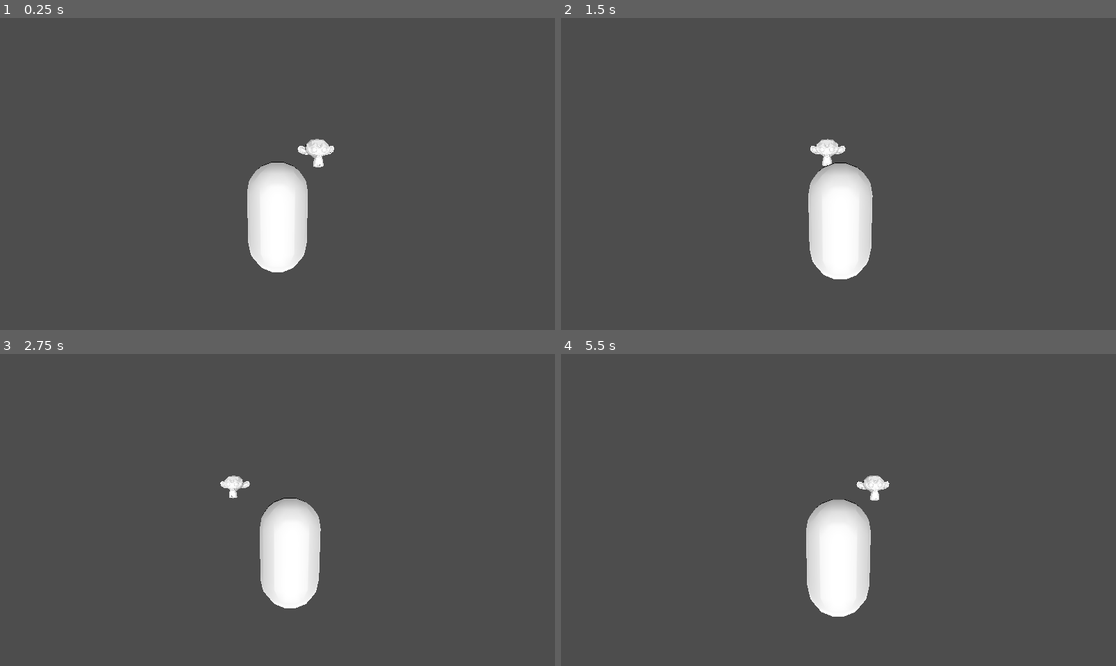
Above: before the commit, frames 1-4 (two rows, left to right).
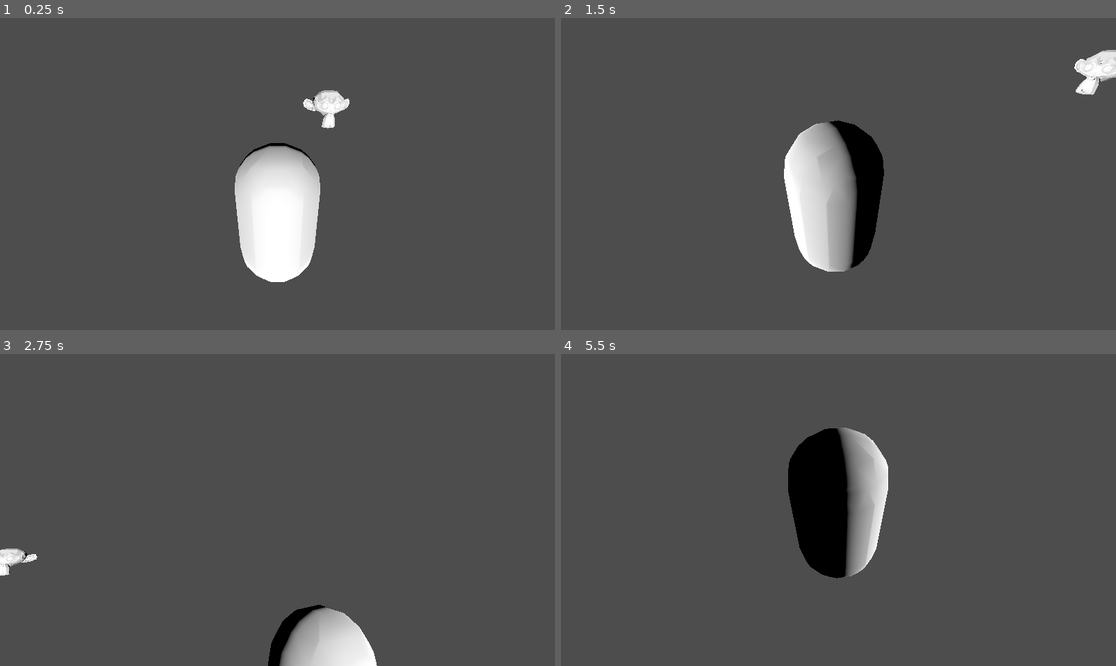
Above: after the commit, the same moments.

Repository: deshis/labra-peli
Game: Godot game, scene res://Scenes/main.tscn
The game is run twice, just before and just after one commit, with the same random seed, the same clock (stepped at 60 frames per second) and the same inputs.
Inputs (mouse positions are in pixels of both pictures, inside the frame that each line leads up to):
- Up to frame 1 (0.25 s): no input
- Up to frame 2 (1.5 s): tap Enter at 0.5 s; move the mouse to (960, 158) at 0.52 s; hold D (right) 0.53-1.28 s; move the mouse to (727, 189) at 1.27 s; hold S (backward) from 1.28 s (still down)
- Up to frame 3 (2.75 s): move the mouse to (333, 441) at 2.02 s; release S (backward) at 2.03 s; hold D (right) from 2.03 s (still down)
- Up to frame 4 (5.5 s): move the mouse to (810, 572) at 2.77 s; release D (right) at 2.78 s; hold W (forward) 2.78-3.53 s; move the mouse to (1005, 556) at 3.52 s; hold A (left) 3.53-5.03 s; tap Escape (ui_cancel) at 4.15 s; move the mouse to (672, 463) at 4.27 s; move the mouse to (866, 510) at 5.02 s; hold S (backward) from 5.03 s (still down)

The runs differ from the first frame. In frame 1, 3.5% of the frame differs, in the area x 42-63%, y 23-85%; in frame 2, 7.0%; in frame 3, 6.7%; in frame 4, 7.9%, in the area x 40-60%, y 23-85%.

Commit message:
rotate camera with mouse

Diff:
--- a/Scenes/Player.tscn
+++ b/Scenes/Player.tscn
@@ -9,6 +9,8 @@
 
 [node name="Player" type="CharacterBody3D"]
 script = ExtResource("1_wddm7")
+SPEED = 10.0
+camera_sensitivity = 0.005
 
 [node name="CollisionShape3D" type="CollisionShape3D" parent="."]
 shape = SubResource("CapsuleShape3D_43n53")
@@ -19,8 +21,8 @@
 top_level = true
 
 [node name="CameraTarget" type="Node3D" parent="CameraController"]
-transform = Transform3D(1, 0, 0, 0, 0.988234, 0.152951, 0, -0.152951, 0.988234, 0, 2.84024, 7.56479)
+transform = Transform3D(1, 0, 0, 0, 0.997831, 0.0658381, 0, -0.0658381, 0.997831, 0, 3.60799, 4.88926)
 
 [node name="Camera3D" type="Camera3D" parent="CameraController/CameraTarget"]
-transform = Transform3D(1, 0, 0, 0, 1, 1.49012e-08, 0, 0, 1, 0, 0, 0)
+transform = Transform3D(1, 0, 0, 0, 0.932683, 0.360697, 0, -0.360697, 0.932683, 0, 0, 0)
 current = true
--- a/Scripts/Player.gd
+++ b/Scripts/Player.gd
@@ -1,16 +1,25 @@
 extends CharacterBody3D
 
 
-const SPEED = 5.0
+@export var SPEED = 5.0
+
 
 @onready var camera_controller = $CameraController
+@onready var camera_target = $CameraController/CameraTarget
+@export var camera_sensitivity = 0.01
+var twist_input = 0.0
+var pitch_input = 0.0
+
+
+func _ready():
+	Input.set_mouse_mode(Input.MOUSE_MODE_CAPTURED)
+
 
 func _physics_process(delta):
-
 	# Get the input direction and handle the movement/deceleration.
 	# As good practice, you should replace UI actions with custom gameplay actions.
 	var input_dir = Input.get_vector("left", "right", "forward", "backward")
-	var direction = (transform.basis * Vector3(input_dir.x, 0, input_dir.y)).normalized()
+	var direction = (camera_controller.basis * Vector3(input_dir.x, 0, input_dir.y)).normalized()
 	if direction:
 		velocity.x = direction.x * SPEED
 		velocity.z = direction.z * SPEED
@@ -20,5 +29,28 @@
 
 	move_and_slide()
 
-	#Make camera follow player
+
+	#press esc to get mouse back
+	if Input.is_action_just_pressed("ui_cancel"):
+		Input.set_mouse_mode(Input.MOUSE_MODE_VISIBLE)
+
+	#make camera follow player with lerp smoothing
 	camera_controller.position = lerp(camera_controller.position, position, 0.15)
+
+	#camera rotation with mouse
+	camera_controller.rotate_y(twist_input)
+	camera_target.rotate_x(pitch_input)
+	camera_target.rotation.x = clamp(camera_target.rotation.x, deg_to_rad(-30), deg_to_rad(30))
+	twist_input = 0.0
+	pitch_input = 0.0
+
+
+
+
+func _unhandled_input(event):
+
+	#moving camera with mouse
+	if event is InputEventMouseMotion:
+		if Input.get_mouse_mode() == Input.MOUSE_MODE_CAPTURED:
+			twist_input = - event.relative.x * camera_sensitivity
+			pitch_input = - event.relative.y * camera_sensitivity
